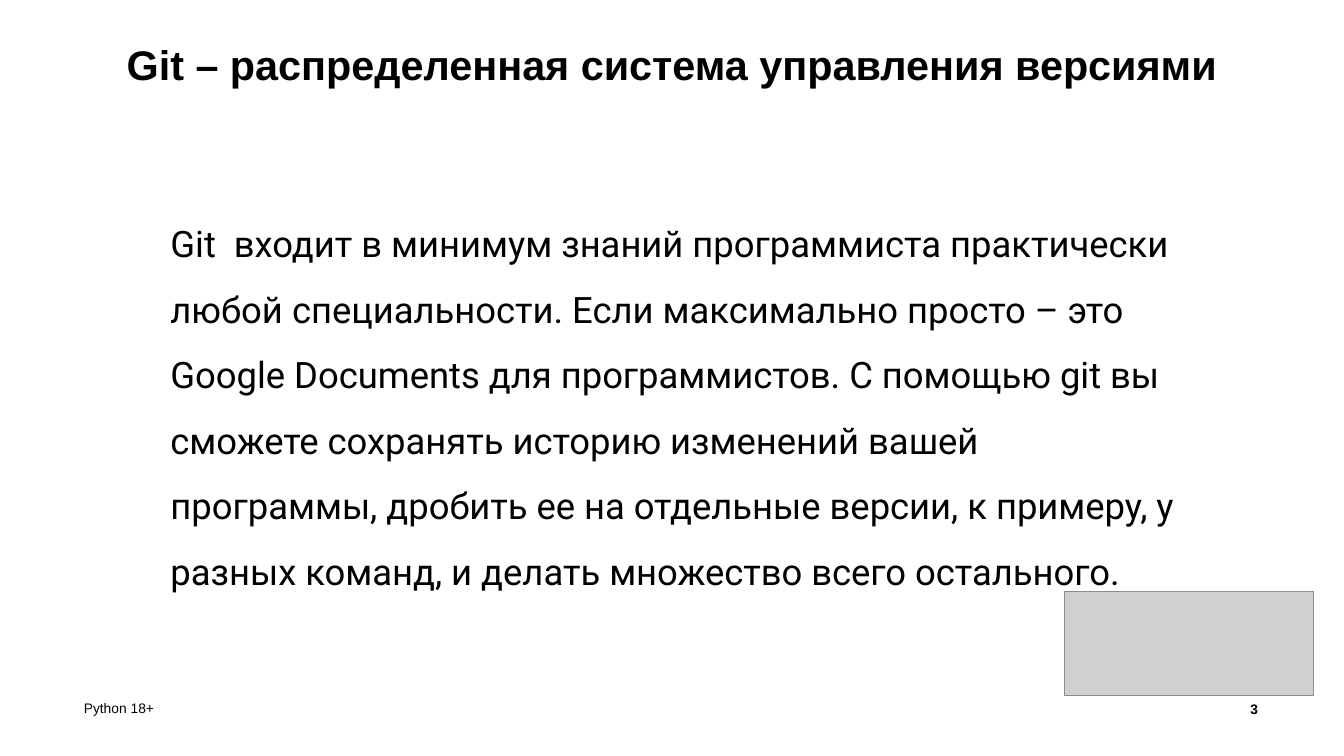
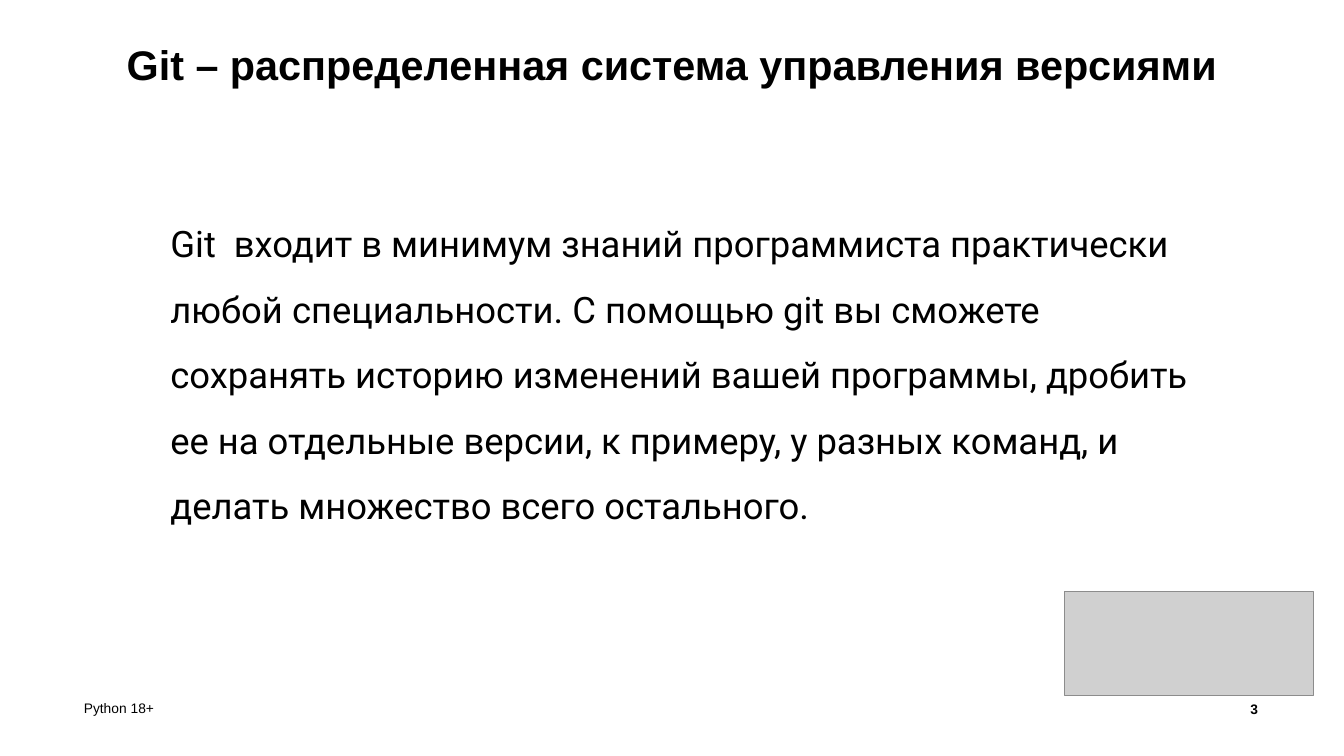
Before and after one commit to Python18Academy/python_first_level, a slide deck: slide 3 of Git - система управления данными. списки и циклы в Python/второе занятие презентация.pptx. Drawn at 1344x756 pixels with LibreOffice and Linux fonts; fonts in the diff are those of the drawing; grey boxes stand for pictures. Boxes give left, top, right and bottom in pixels: in the first picture for what was removed or moved away, otherwise in the second. Text is boxed around its words. In the diff, an @@ line names an element or a change of style, - is before the commit and + after.

```diff
--- a/Git - система управления данными. списки и циклы в Python/второе занятие презентация.pptx
+++ b/Git - система управления данными. списки и циклы в Python/второе занятие презентация.pptx
@@ text at bbox=[170, 230, 1187, 525]: text changed @@
-Git входит в минимум знаний программиста практически любой специальности. Если максимально просто – это Google Documents для программистов. C помощью git вы сможете сохранять историю изменений вашей программы, дробить ее на отдельные версии, к примеру, у разных команд, и делать множество всего остального.
+Git входит в минимум знаний программиста практически любой специальности. C помощью git вы сможете сохранять историю изменений вашей программы, дробить ее на отдельные версии, к примеру, у разных команд, и делать множество всего остального.
```
Also in this commit, not shown: 4 other slides changed, 1 slide added, 2 other files.
